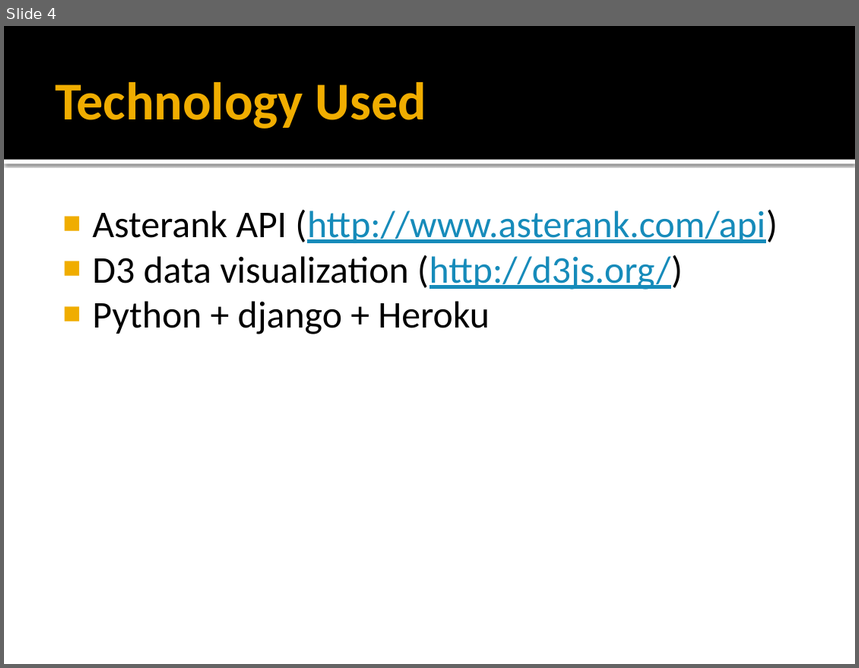
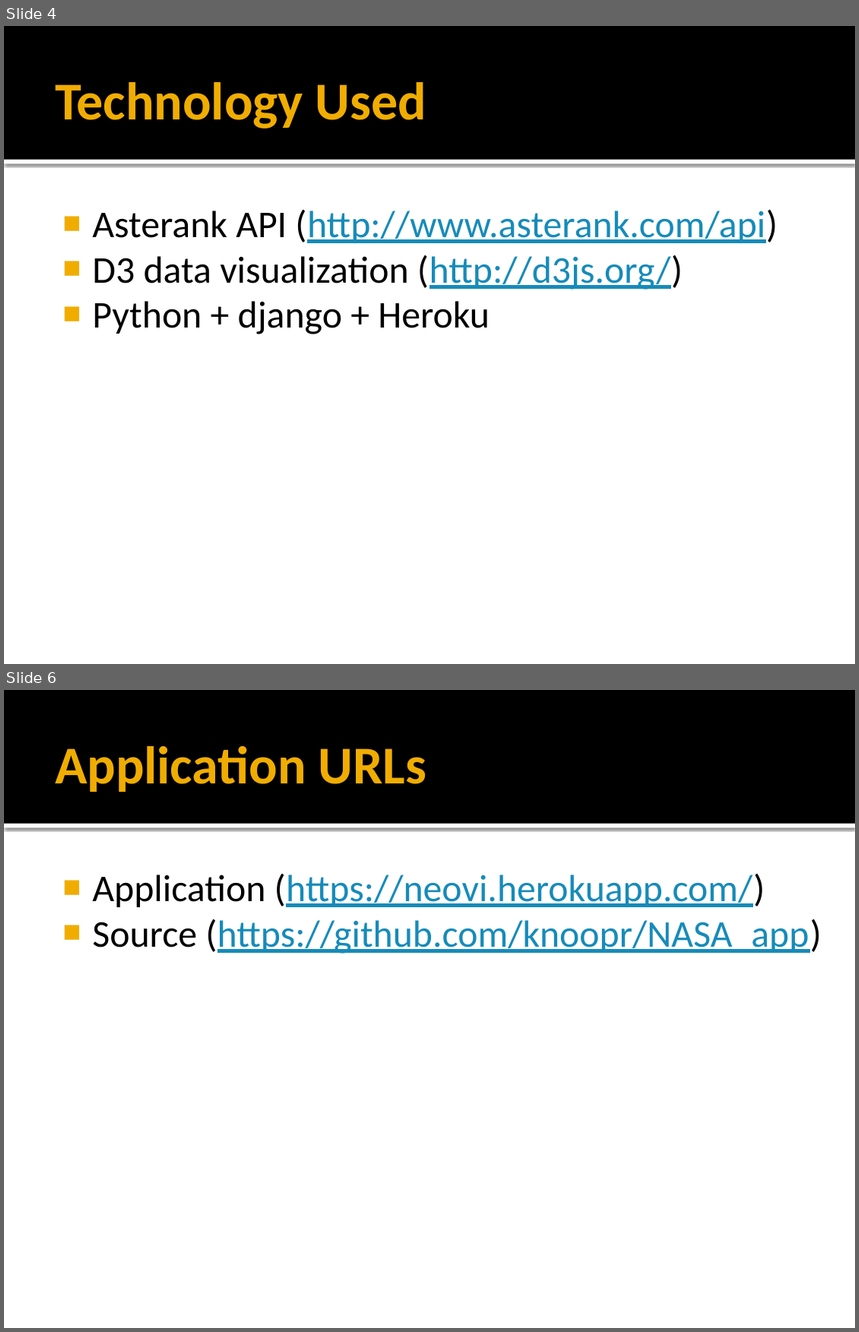
Before and after one commit to knoopr/NASA_app, a slide deck: NEOvi.pptx. Shown one above the other, each under a label of ours: slide 4 before the commit, slides 4 and 6 after it; the slides between them are not shown. The pictures are 859x668 and 859x1332 pixels, drawn with LibreOffice and Linux fonts; fonts in the diff are those of the drawing. Boxes give left, top, right and bottom in pixels: in the first picture for what was removed or moved away, otherwise in the second. Text is boxed around its words. In the diff, an @@ line names an element or a change of style, - is before the commit and + after.

Commit message:
Adding a final version of the Powerpoint

```diff
--- a/NEOvi.pptx
+++ b/NEOvi.pptx
@@ slide 6 added at (4, 690, 855, 1328), background #FFFFFF; not listed: 2 template elements that a slide beside it also shows @@
@@ title added at (55, 745, 427, 792), 45 pt, text #F0AD00, bold @@
+Application URLs
@@ text added at (92, 874, 822, 954), 32 pt, text #168BBA, underline @@
+■ Application (https://neovi.herokuapp.com/)
+■ Source (https://github.com/knoopr/NASA_app)
```
Also in this commit, not shown: 1 slide changed.
